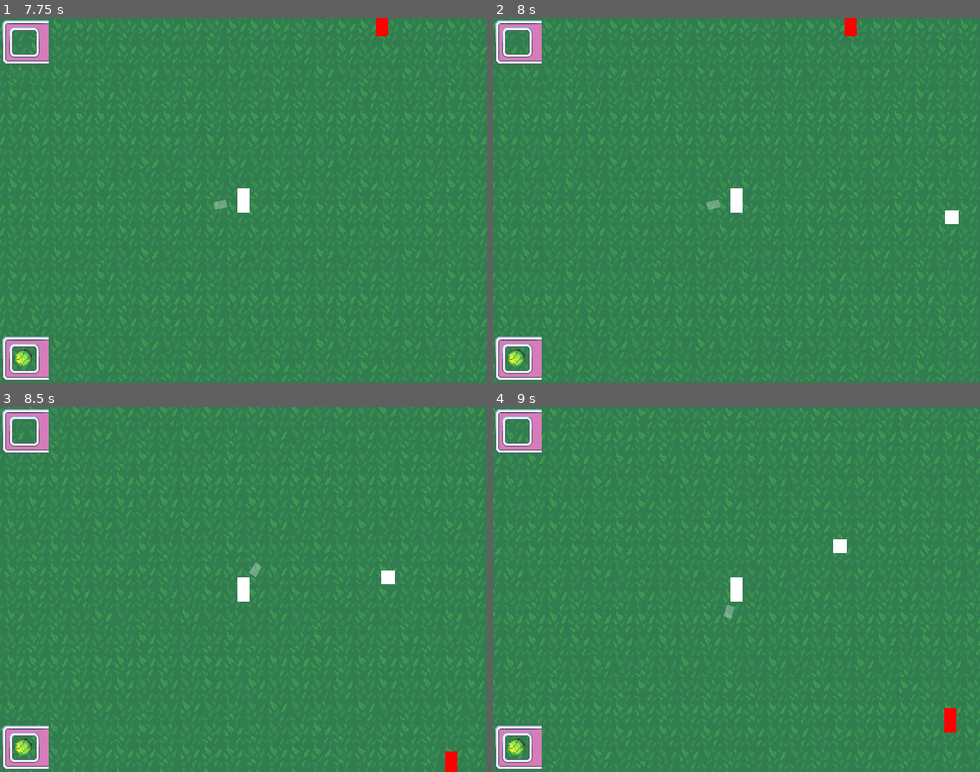
Above: before the commit, frames 1-4 (two rows, left to right).
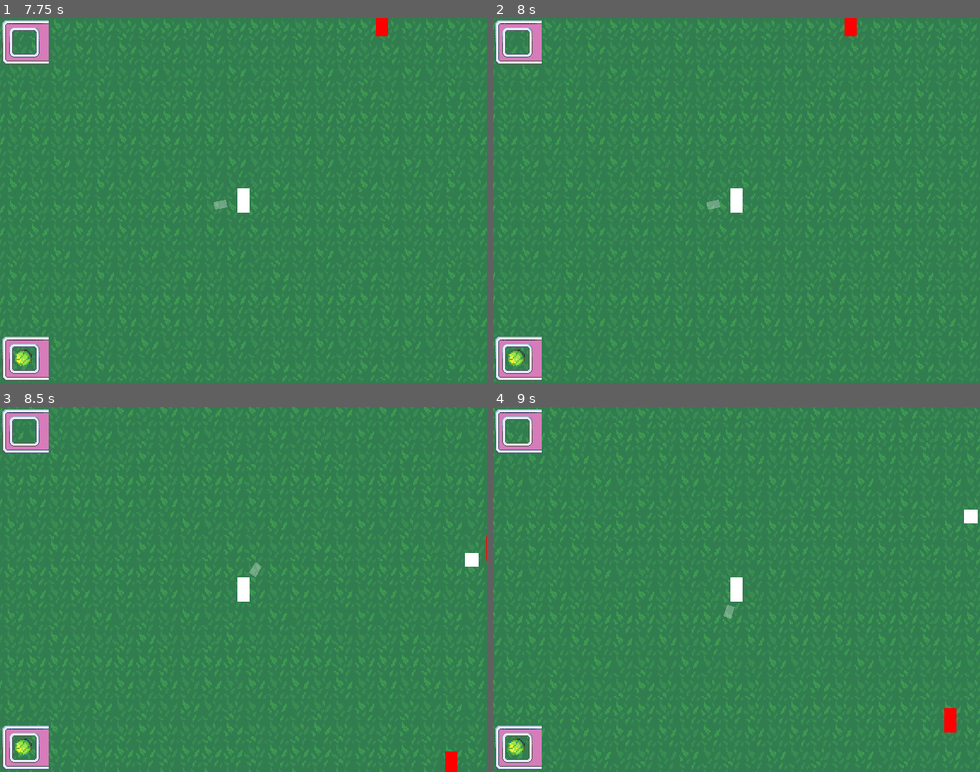
Above: after the commit, the same moments.

Repository: nullportal/dog-and-ball
Game: Godot game, scene res://Game.tscn
The game is run twice, just before and just after one commit, with the same random seed, the same clock (stepped at 60 frames per second) and the same inputs.
Inputs (mouse positions are in pixels of both pictures, inside the frame that each line leads up to):
- Up to frame 1 (7.75 s): tap Enter at 0.5 s; move the mouse to (350, 182) at 0.52 s; hold Right (ui_right) 0.53-1.28 s; click (350, 182) at 0.6 s; move the mouse to (146, 218) at 1.27 s; hold Down (ui_down) 1.28-2.03 s; click (146, 218) at 1.35 s; move the mouse to (292, 120) at 2.02 s; hold Right (ui_right) 2.03-2.78 s; click (292, 120) at 2.1 s; move the mouse to (219, 273) at 2.77 s; hold Up (ui_up) 2.78-3.53 s; click (219, 273) at 2.85 s; move the mouse to (389, 255) at 3.52 s; hold Left (ui_left) 3.53-5.03 s; click (389, 255) at 3.6 s; move the mouse to (97, 145) at 4.27 s; click (97, 145) at 4.35 s; move the mouse to (267, 200) at 5.02 s; hold Down (ui_down) 5.03-5.78 s; click (267, 200) at 5.1 s; move the mouse to (170, 109) at 5.77 s; hold Right (ui_right) 5.78-6.53 s; click (170, 109) at 5.85 s; move the mouse to (350, 182) at 6.52 s; hold Up (ui_up) 6.53-7.28 s; click (350, 182) at 6.6 s; move the mouse to (146, 218) at 7.27 s; hold Right (ui_right) from 7.28 s (still down); click (146, 218) at 7.35 s
- Up to frame 2 (8 s): keep holding Right (ui_right)
- Up to frame 3 (8.5 s): move the mouse to (292, 509) at 8.02 s; release Right (ui_right) at 8.03 s; hold Down (ui_down) from 8.03 s (still down); click (292, 509) at 8.1 s
- Up to frame 4 (9 s): move the mouse to (712, 662) at 8.77 s; release Down (ui_down) at 8.78 s; hold Left (ui_left) from 8.78 s (still down); click (712, 662) at 8.85 s

Frame 1 is identical in both runs. In frame 2, 0.1% of the frame differs, in the area x 92-96%, y 52-57%; in frame 3, 0.2%, in the area x 78-100%, y 35-49%; in frame 4, 0.2%.

Commit message:
Add cooldown to attacks
Initialise with some values.

Diff:
--- a/Entities/Attack.gd
+++ b/Entities/Attack.gd
@@ -2,12 +2,15 @@
 
 signal DAMAGE(target, amount)
 
-export var ATTACK_DAMAGE = 0
-export var ATTACK_COOLDOWN = 0
+onready var ATTACK_DAMAGE:float = get_parent().ATTACK_DAMAGE
+onready var ATTACK_COOLDOWN:float = get_parent().ATTACK_COOLDOWN
+
+onready var cooldown = $Cooldown
 
 func _ready():
 	self.connect('DAMAGE', get_node('/root/Game'), 'damage_target')
 
-# TODO Add attack cooldown - probably need more context
 func damage(target):
-	emit_signal('DAMAGE', target, self.ATTACK_DAMAGE)
+	if !cooldown.time_left:
+		cooldown.start(self.ATTACK_COOLDOWN)
+		emit_signal('DAMAGE', target, self.ATTACK_DAMAGE)
--- a/Entities/Attack.tscn
+++ b/Entities/Attack.tscn
@@ -6,3 +6,4 @@
 script = ExtResource( 1 )
 
 [node name="Cooldown" type="Timer" parent="."]
+one_shot = true
--- a/Entities/Combat.gd
+++ b/Entities/Combat.gd
@@ -1,7 +1,7 @@
 extends Node
 
-export var ATTACK_DAMAGE = 0
-export var ATTACK_COOLDOWN = 0
+export var ATTACK_DAMAGE := 0.0
+export var ATTACK_COOLDOWN := 0.0
 
 onready var _attack = $Attack
 
@@ -14,6 +14,5 @@
 		}
 	])
 
-# TODO Add attack cooldown - probably need more context
 func attack(target):
 	_attack.damage(target)
--- a/Entities/Dog/Dog.tscn
+++ b/Entities/Dog/Dog.tscn
@@ -41,10 +41,8 @@
 HEALTH_POINTS = 100
 
 [node name="Combat" parent="." instance=ExtResource( 7 )]
-ATTACK_DAMAGE = 1
-
-[node name="Attack" parent="Combat" index="0"]
-ATTACK_DAMAGE = 1
+ATTACK_DAMAGE = 1.0
+ATTACK_COOLDOWN = 0.5
 
 [editable path="Health"]
 [editable path="Combat"]
--- a/Entities/Enemies/Zombie.tscn
+++ b/Entities/Enemies/Zombie.tscn
@@ -37,9 +37,5 @@
 HEALTH_POINTS = 10
 
 [node name="Combat" parent="." instance=ExtResource( 5 )]
-ATTACK_DAMAGE = 1
-
-[node name="Attack" parent="Combat" index="0"]
-ATTACK_DAMAGE = 1
-
-[editable path="Combat"]
+ATTACK_DAMAGE = 5.0
+ATTACK_COOLDOWN = 3.0
